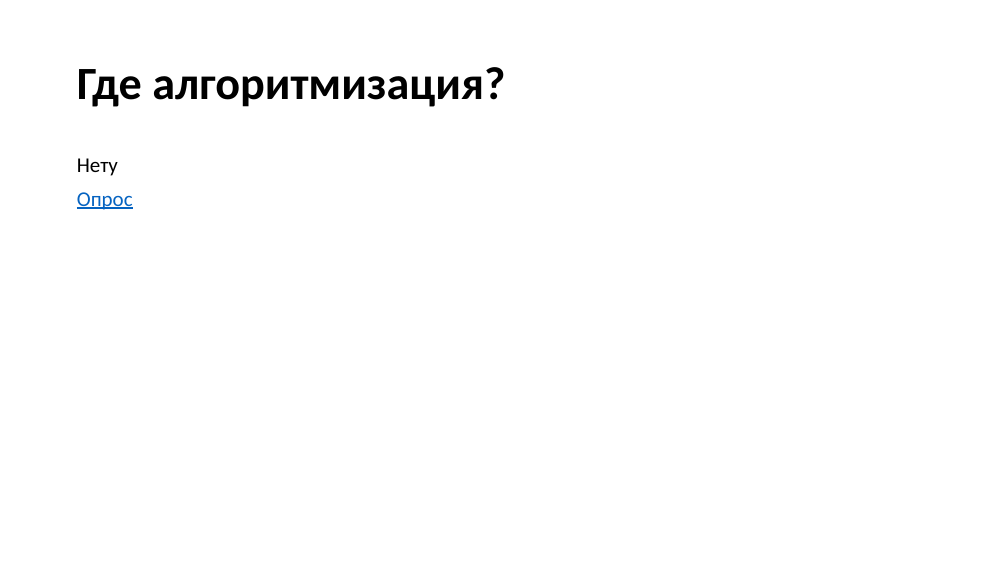
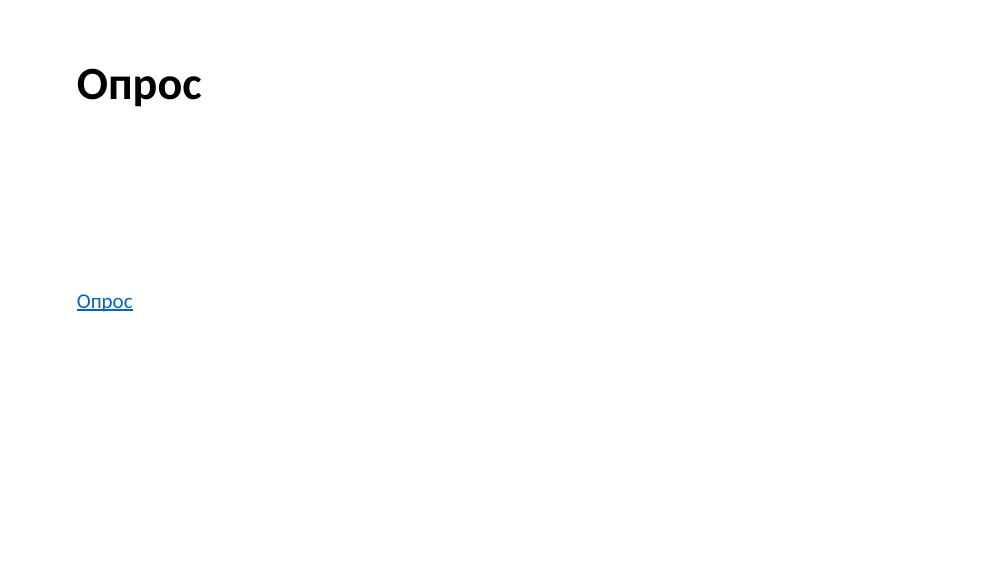
Before and after one commit to VladimirChabanov/alg_and_prog_2year, a slide deck: slide 12 of 01_lectures/lecture_01/presentation.pptx. Drawn at 1008x567 pixels with LibreOffice and Linux fonts; fonts in the diff are those of the drawing. Boxes give left, top, right and bottom in pixels: in the first picture for what was removed or moved away, otherwise in the second. Text is boxed around its words. In the diff, an @@ line names an element or a change of style, - is before the commit and + after.

```diff
--- a/01_lectures/lecture_01/presentation.pptx
+++ b/01_lectures/lecture_01/presentation.pptx
@@ title at (x1=77, y1=68, x2=202, y2=107): text changed @@
-Где алгоритмизация?
+Опрос
@@ text at (x1=77, y1=158, x2=118, y2=176): paragraph removed @@
-Нету
```
Also in this commit, not shown: 5 other slides changed, 3 slides added.
